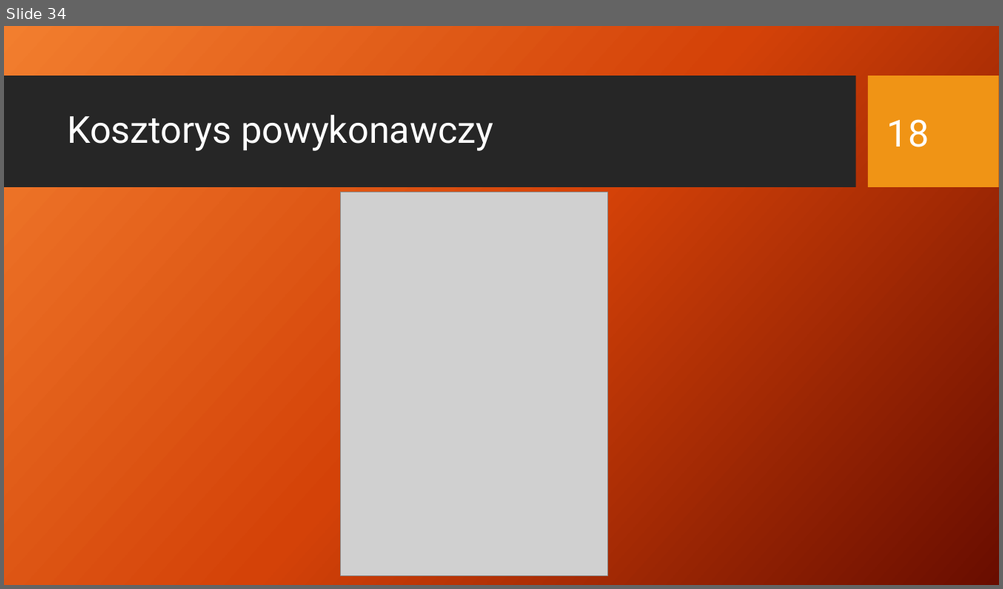
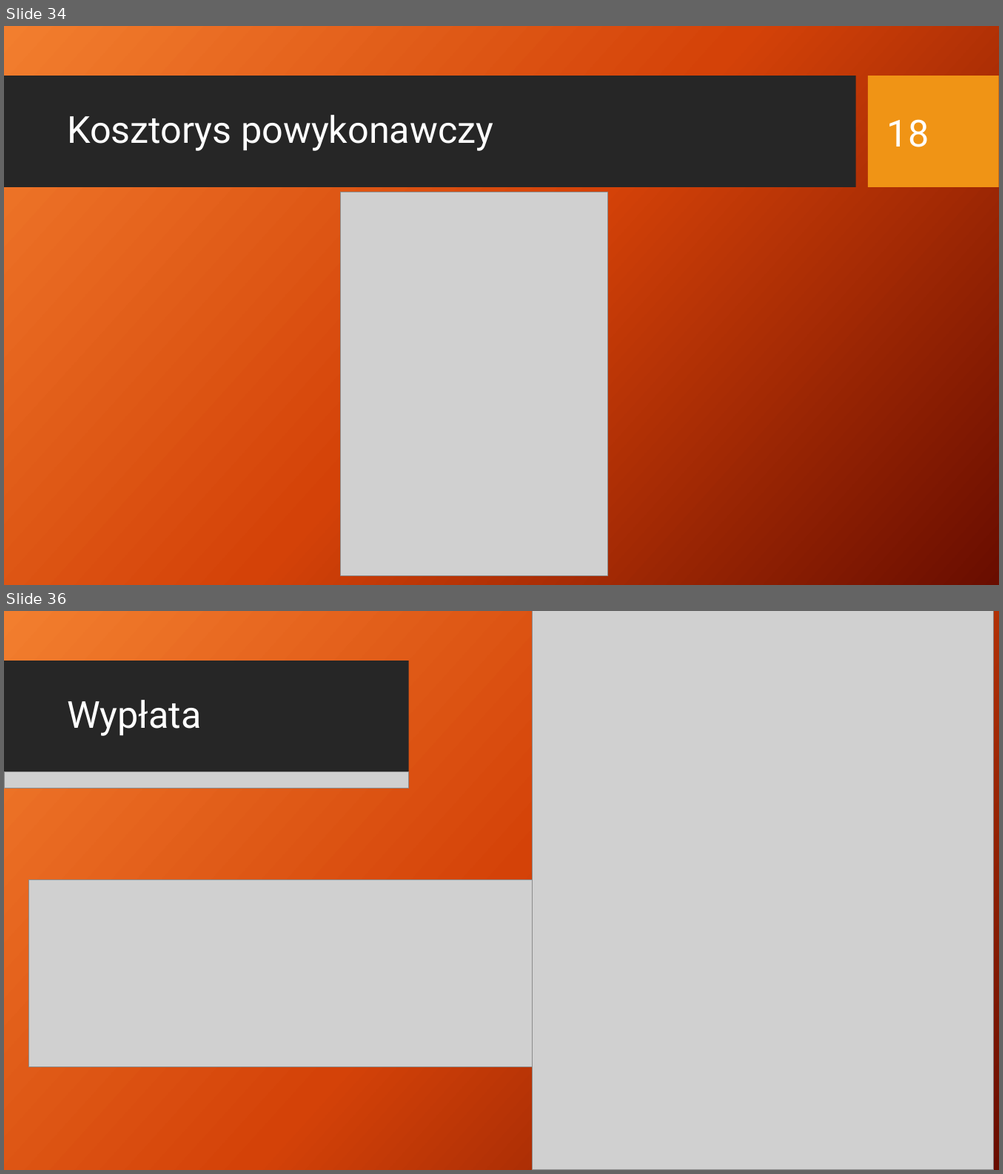
Before and after one commit to rudnickirobert/KWZP2021, a slide deck: Prezentacja_29.04.pptx. Shown one above the other, each under a label of ours: slide 34 before the commit, slides 34 and 36 after it; the slides between them are not shown. The pictures are 1003x589 and 1003x1174 pixels, drawn with LibreOffice and Linux fonts; fonts in the diff are those of the drawing; grey boxes stand for pictures; background and template pictures are left out. Boxes give left, top, right and bottom in pixels: in the first picture for what was removed or moved away, otherwise in the second. Text is boxed around its words. In the diff, an @@ line names an element or a change of style, - is before the commit and + after.

```diff
--- a/Prezentacja_29.04.pptx
+++ b/Prezentacja_29.04.pptx
@@ slide 36 added at (4,611,999,1170), background picture (left out); not listed: 2 template elements that a slide beside it also shows @@
@@ rectangle added at (4,611,999,1170), fill gradient #F18031 to #D54209 to #6A0D00 @@
@@ picture added at (532,611,993,1170) @@
@@ rectangle added at (4,661,408,773), fill #262626 @@
@@ title added at (67,700,202,736), 36 pt, text #FFFFFF @@
+Wypłata
@@ picture added at (4,772,408,788) @@
@@ picture added at (28,880,573,1067) @@
```
Also in this commit, not shown: 4 slides changed, 4 other slides added, 4 slides removed, 31 other files.
